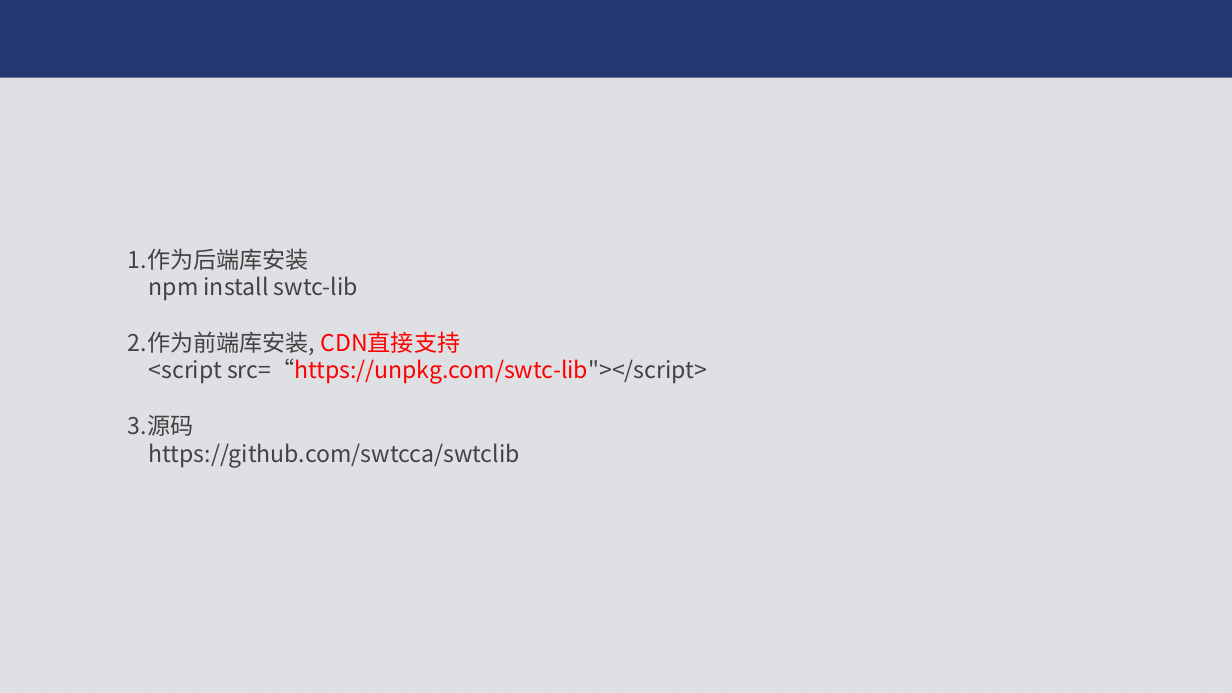
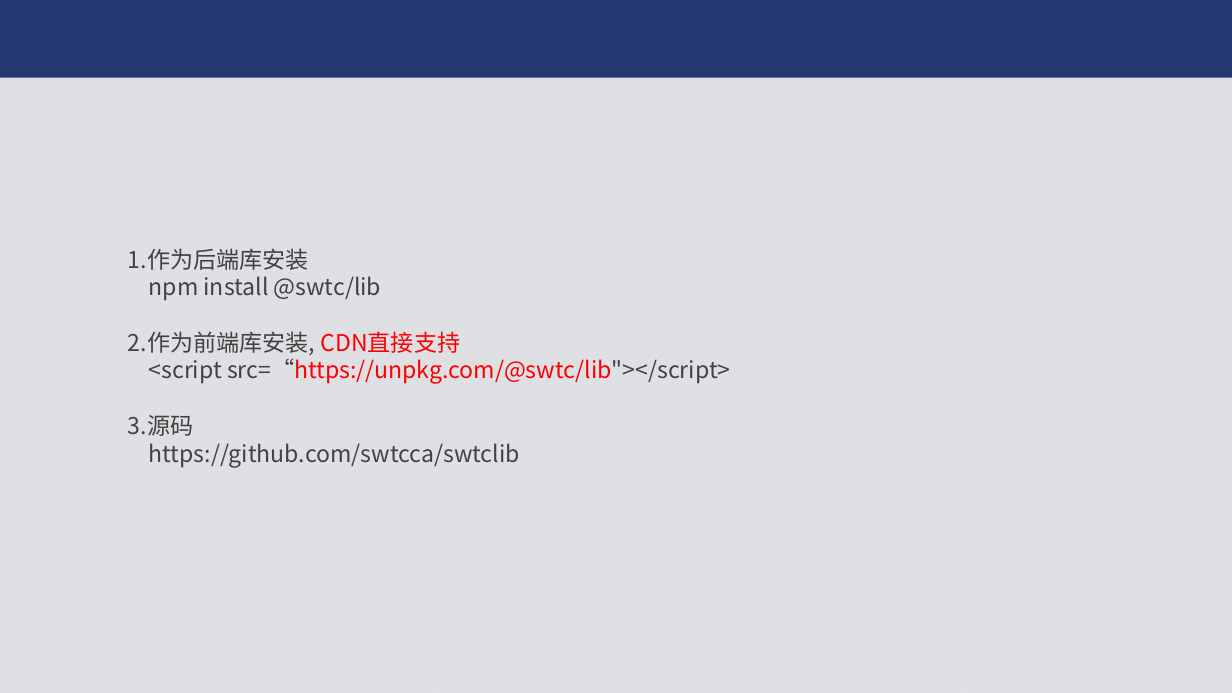
Before and after one commit to JCCDex/jingtum_doc, a slide deck: slide 6 of pfp14-swtclib.pptx. Drawn at 1232x693 pixels with LibreOffice and Linux fonts; fonts in the diff are those of the drawing; background and template pictures are left out. Boxes give left, top, right and bottom in pixels: in the first picture for what was removed or moved away, otherwise in the second. Text is boxed around its words. In the diff, an @@ line names an element or a change of style, - is before the commit and + after.

```diff
--- a/pfp14-swtclib.pptx
+++ b/pfp14-swtclib.pptx
@@ text at [149, 276, 382, 301]: text changed @@
-npm install swtc-lib
+npm install @swtc/lib
@@ text at [149, 358, 731, 384]: text changed @@
-<script src=“https://unpkg.com/swtc-lib"></script>
+<script src=“https://unpkg.com/@swtc/lib"></script>
```
Also in this commit, not shown: 15 other slides changed.
